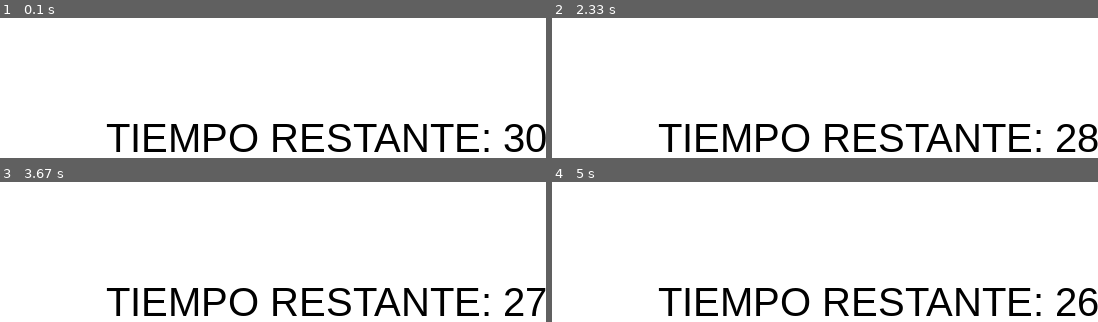
Above: before the commit, frames 1-4 (two rows, left to right).
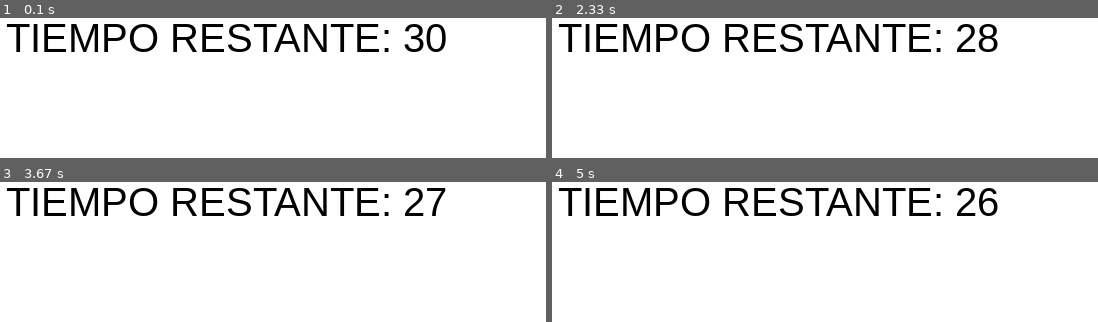
Above: after the commit, the same moments.

Repository: juliancz-a/SP_GRUPO_5_Pygame
Game: pygame game, started from code/main.py
The game is run twice, just before and just after one commit, with the same random seed, the same clock (stepped at 60 frames per second) and the same inputs.
Inputs:
- Up to frame 1 (0.1 s): no input
- Up to frame 2 (2.33 s): no input
- Up to frame 3 (3.67 s): no input
- Up to frame 4 (5 s): no input

The runs differ from the first frame. In frame 1, 11% of the frame differs, in the area x 1-100%, y 4-96%; in frame 2, 11%; in frame 3, 11%; in frame 4, 11%.

Commit message:
correccion_dict_3 22/6

Diff:
--- a/code/data/config/palabras.json
+++ b/code/data/config/palabras.json
@@ -86,7 +86,7 @@
         "colina", "caolin", "clona", "clon", "loca", "cal",
         "clan", "cian", "inca", "laico", "licaon", "col",
         "lanio", "lona", "ocal", "alcino", "cola", "anclo",
-        "ion", "lio", "lia", "ola", "loa"
+        "ion", "lio", "lia", "ola", "loa", "ano"
     ],
     "M,A,S,T,R,O":
     [
--- a/code/main.py
+++ b/code/main.py
@@ -65,12 +65,12 @@
 
     textito = fuente.render(f"TIEMPO RESTANTE: {tiempo_restante}", True, NEGRO)
     print(tiempo_restante)
-    ventana.blit(textito, (200, 200))
+    ventana.blit(textito, (100, 100))
 
     if tiempo_restante == 0:
         ventana.fill(VERDE)
         termina = fuente.render(f"FELICIDADES, ESPERASTE 30 SEGUNDOS!!!!", True, "red")
-        ventana.blit(termina, (200, 200))
+        ventana.blit(termina, (50, 100))
         pygame.display.update()
         pygame.time.delay(3000)
         jugando = False
